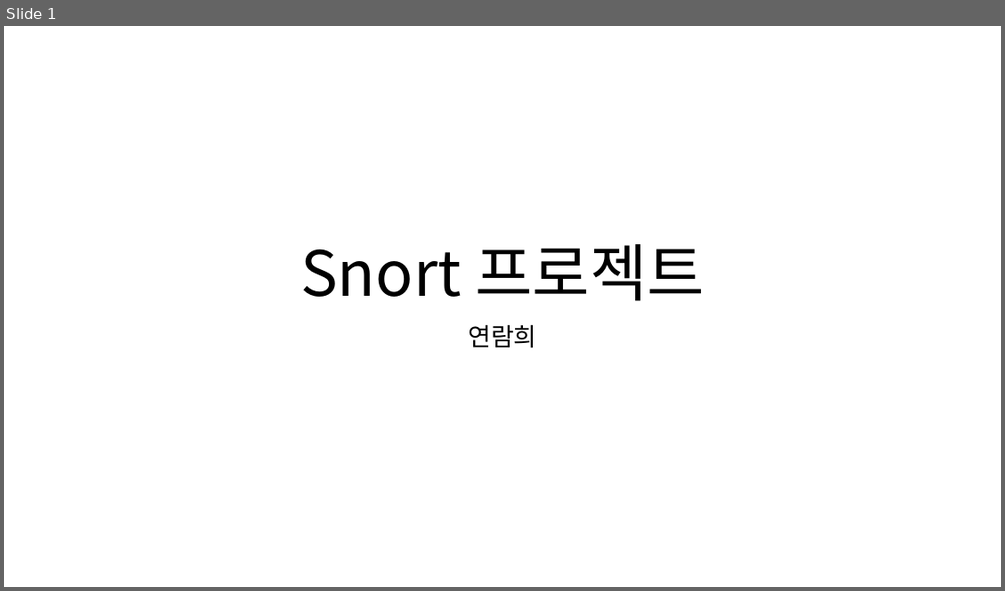
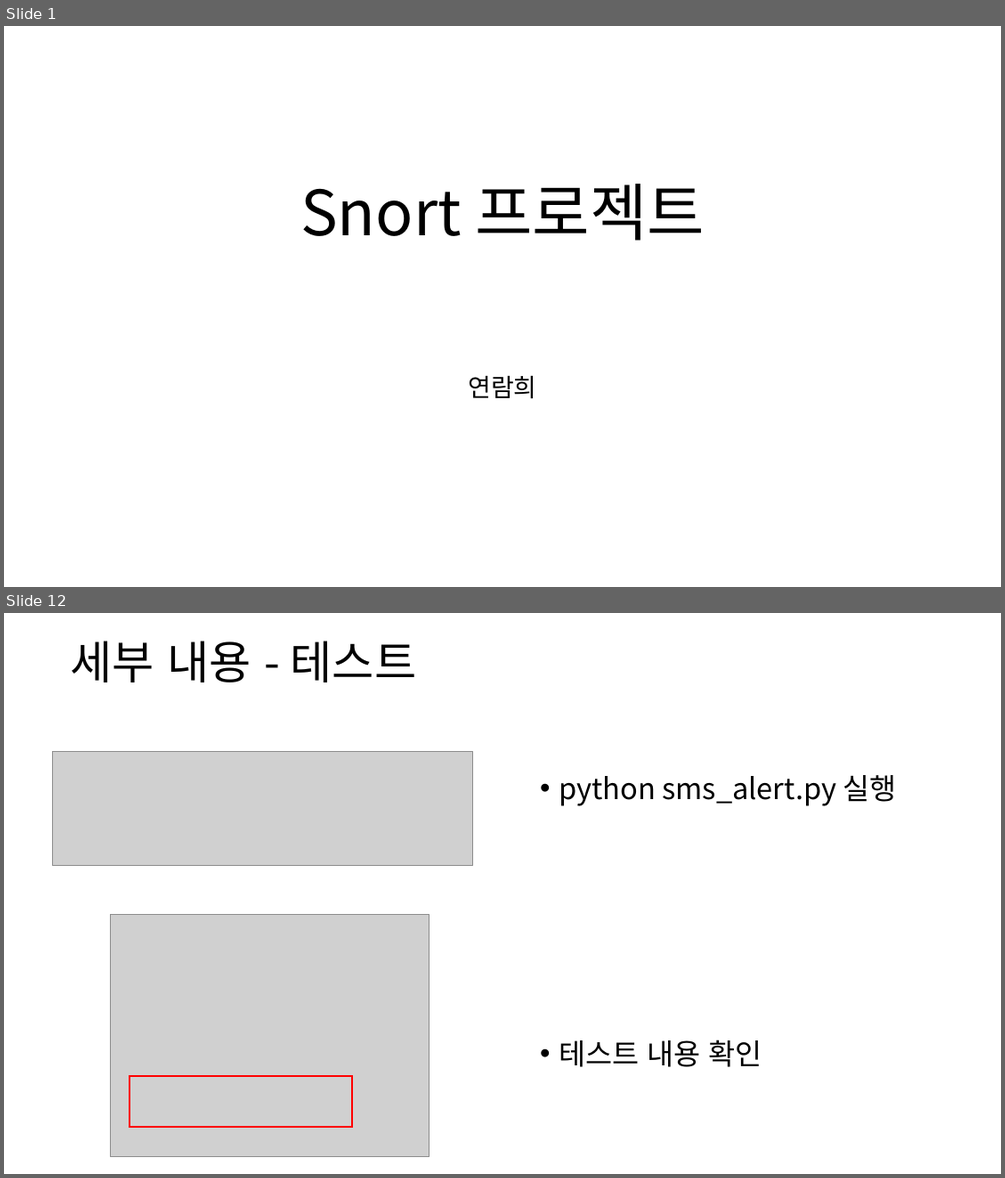
Before and after one commit to ramieeee/self_learning, a slide deck: semi_projects/보안탐지 및 SMS 알람/snort 프로젝트.pptx. Shown one above the other, each under a label of ours: slide 1 before the commit, slides 1 and 12 after it; the slides between them are not shown. The pictures are 1005x591 and 1005x1178 pixels, drawn with LibreOffice and Linux fonts; fonts in the diff are those of the drawing; grey boxes stand for pictures. Boxes give left, top, right and bottom in pixels: in the first picture for what was removed or moved away, otherwise in the second. Text is boxed around its words. In the diff, an @@ line names an element or a change of style, - is before the commit and + after.

Commit message:
Update alert SMS ppt

```diff
--- a/semi_projects/보안탐지 및 SMS 알람/snort 프로젝트.pptx
+++ b/semi_projects/보안탐지 및 SMS 알람/snort 프로젝트.pptx
@@ slide 12 added at (4, 613, 1001, 1174), background #FFFFFF @@
@@ title added at (71, 641, 417, 682), 44 pt, text #000000 @@
+세부 내용 - 테스트
@@ picture added at (53, 751, 472, 865) @@
@@ text added at (558, 775, 897, 806), 28 pt, text #000000 @@
+• python sms_alert.py 실행
@@ picture added at (111, 915, 429, 1157) @@
@@ text added at (558, 1039, 761, 1067), 28 pt, text #000000 @@
+• 테스트 내용 확인
@@ rectangle added at (129, 1076, 353, 1127), outline #FF0000 2 pt @@
@@ slide 1 changed as well @@
@@ title "Snort 프로젝트" at (300, 184, 704, 240): vertical alignment bottom to middle @@
@@ subtitle "연람희" at (468, 375, 536, 399): vertical alignment top to middle @@
```
Also in this commit, not shown: 2 other slides changed, 11 other slides added, 3 slides removed.
